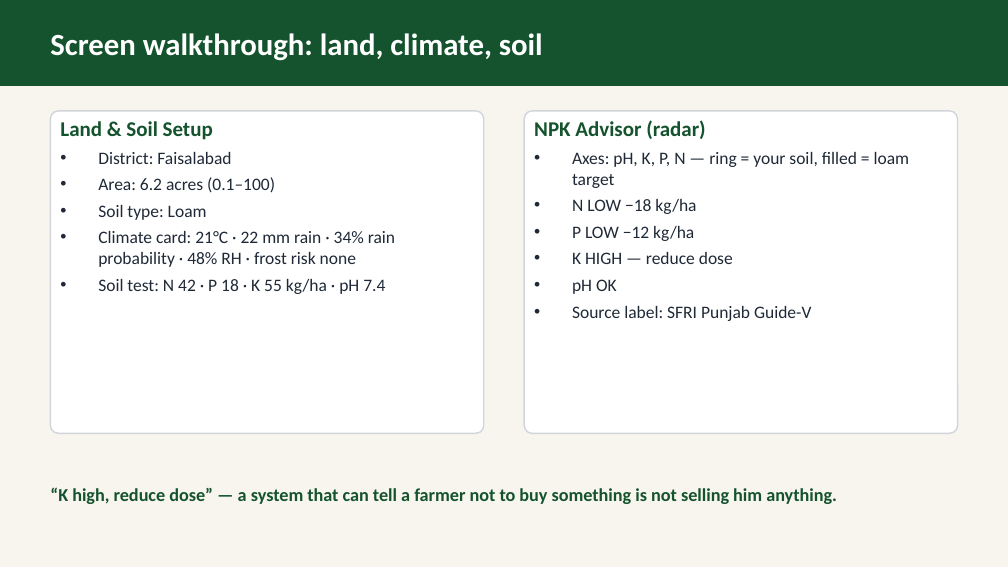
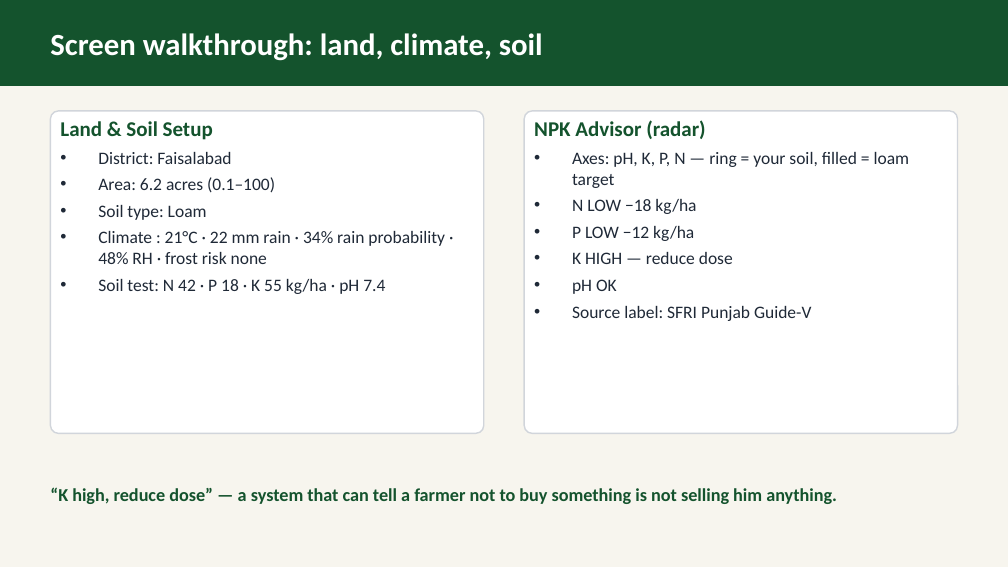
Before and after one commit to abdullahmunir139/my-fyp, a slide deck: slide 8 of deliverables/proposal/ppt/group_2_AgriPulse_Soil-Test_Driven_Farm_Planner.odp (slide 10 before the commit). Drawn at 1008x567 pixels with LibreOffice and Linux fonts; fonts in the diff are those of the drawing. Boxes give left, top, right and bottom in pixels: in the first picture for what was removed or moved away, otherwise in the second. Text is boxed around its words. In the diff, an @@ line names an element or a change of style, - is before the commit and + after.

```diff
--- a/deliverables/proposal/ppt/group_2_AgriPulse_Soil-Test_Driven_Farm_Planner.odp
+++ b/deliverables/proposal/ppt/group_2_AgriPulse_Soil-Test_Driven_Farm_Planner.odp
@@ text at (98, 231, 445, 264): text changed @@
-• Climate card: 21°C · 22 mm rain · 34% rain probability · 48% RH · frost risk none
+• Climate : 21°C · 22 mm rain · 34% rain probability · 48% RH · frost risk none
```
Also in this commit, not shown: 6 other slides changed, 2 slides added, 7 slides removed, 4 other files.
